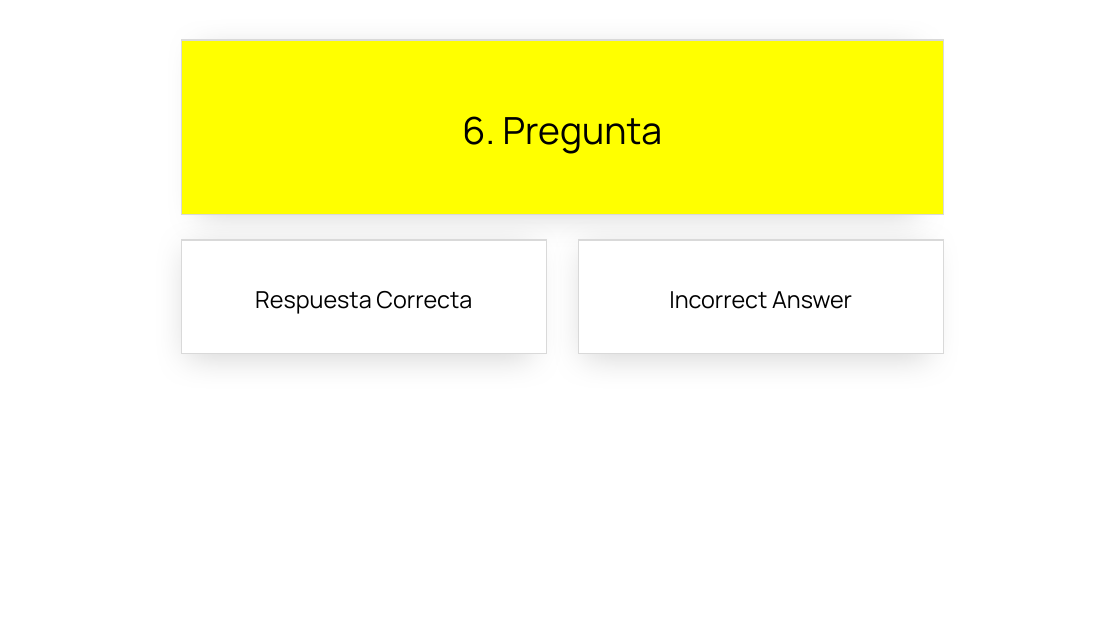
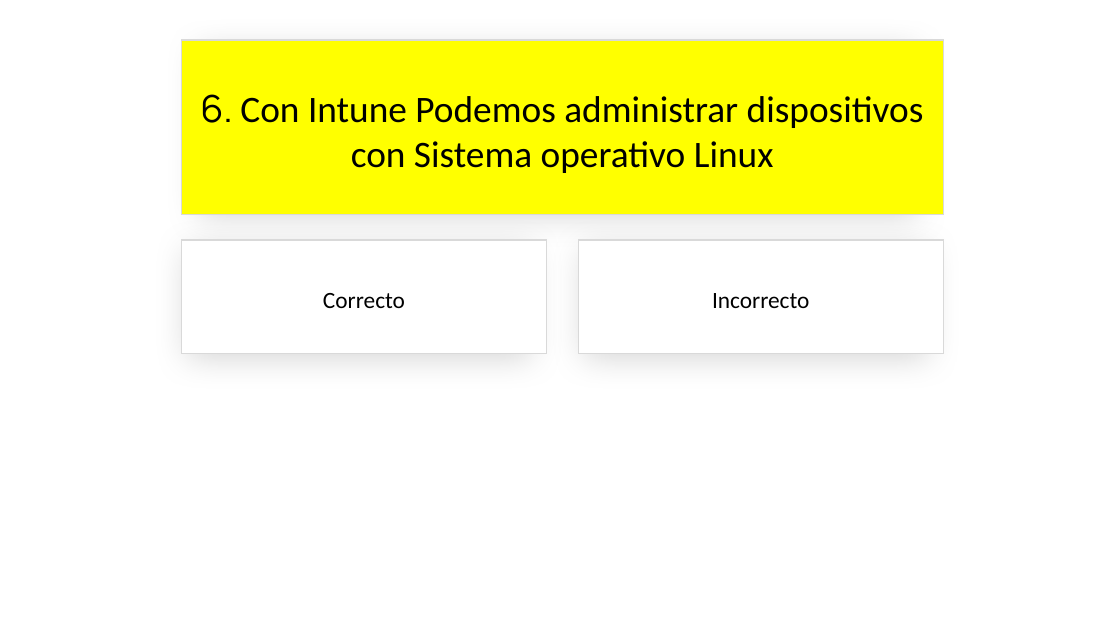
Before and after one commit to jsuarezruiz/SevillaDotNetConf2023, a slide deck: slide 13 of sevilladotnetconf-close.pptx. Drawn at 1120x630 pixels with LibreOffice and Linux fonts; fonts in the diff are those of the drawing. Boxes give left, top, right and bottom in pixels: in the first picture for what was removed or moved away, otherwise in the second. Text is boxed around its words. In the diff, an @@ line names an element or a change of style, - is before the commit and + after.

```diff
--- a/sevilladotnetconf-close.pptx
+++ b/sevilladotnetconf-close.pptx
@@ text in rectangle at (200,94,924,173): text changed; font Manrope to Calibri @@
-6. Pregunta
+6. Con Intune Podemos administrar dispositivos con Sistema operativo Linux
@@ text in rectangle at (323,293,405,308): text changed; font Manrope to Calibri @@
-Respuesta Correcta
+Correcto
@@ text in rectangle at (712,293,810,308): text changed; font Manrope to Calibri @@
-Incorrect Answer
+Incorrecto
```
Also in this commit, not shown: 11 other slides changed, 4 slides added, 4 slides removed, 1 other file.
